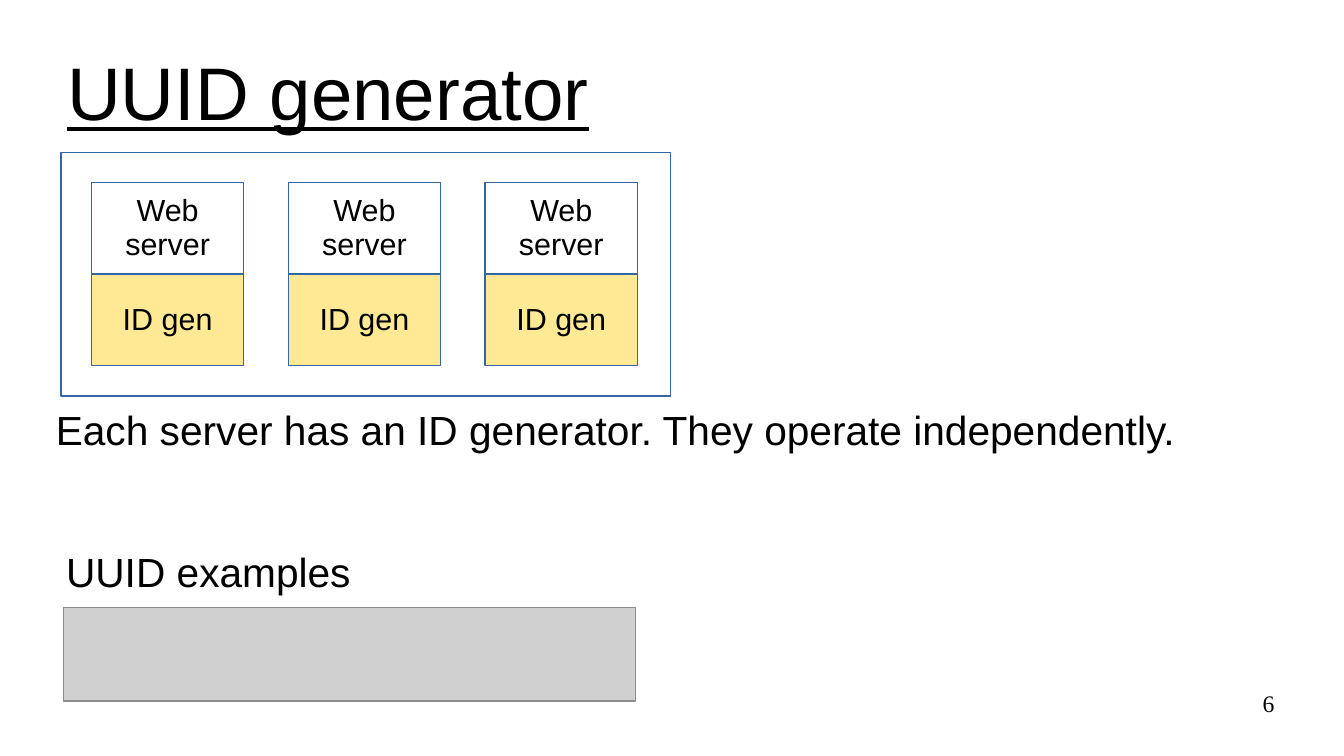
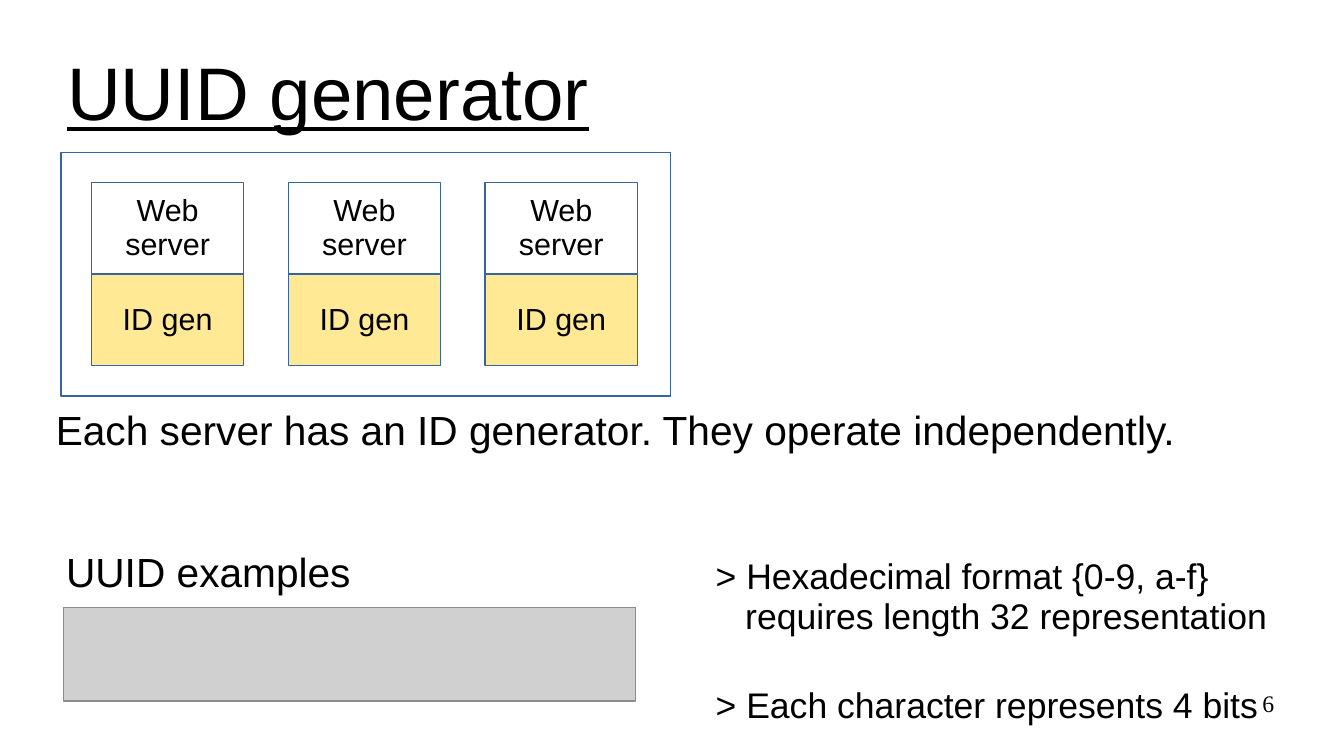
Before and after one commit to UVADS/distributed_computing, a slide deck: slide 6 of 03_dataframes_and_spark_sql/design_unique_id_generator.ppt. Drawn at 1344x756 pixels with LibreOffice and Linux fonts; fonts in the diff are those of the drawing; grey boxes stand for pictures. Boxes give left, top, right and bottom in pixels: in the first picture for what was removed or moved away, otherwise in the second. Text is boxed around its words. In the diff, an @@ line names an element or a change of style, - is before the commit and + after.

```diff
--- a/03_dataframes_and_spark_sql/design_unique_id_generator.ppt
+++ b/03_dataframes_and_spark_sql/design_unique_id_generator.ppt
@@ text added at box(745, 563, 1267, 725), 21 pt, text #000000 @@
+> Hexadecimal format {0-9, a-f}
+requires length 32 representation
+> Each character represents 4 bits
```
Also in this commit, not shown: 3 other slides changed, 1 other file.
